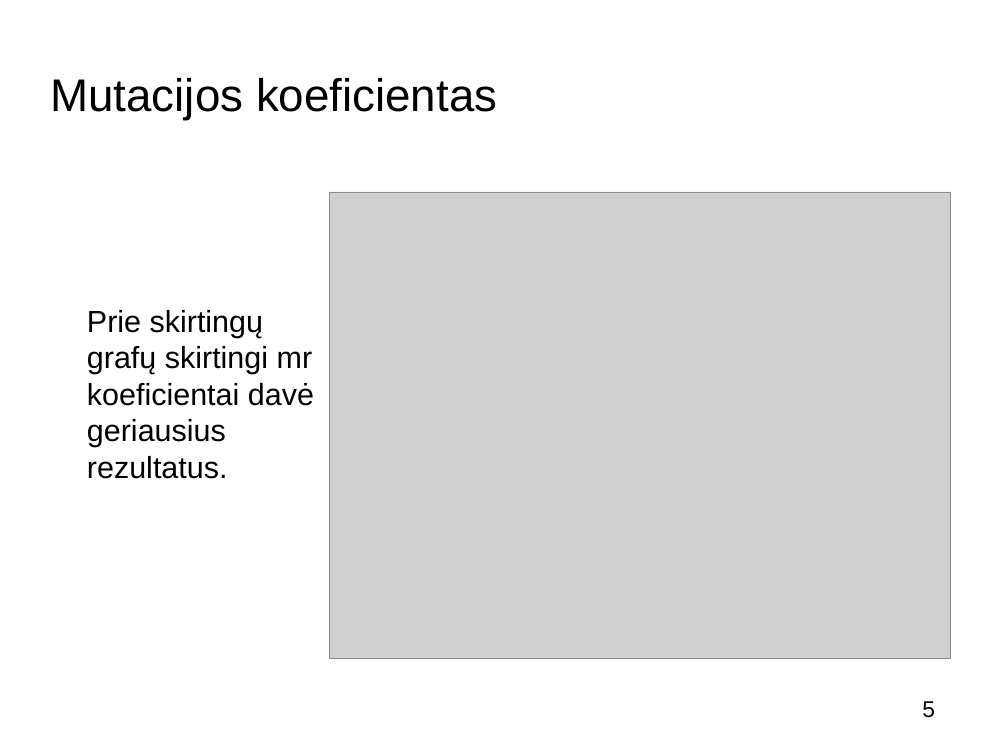
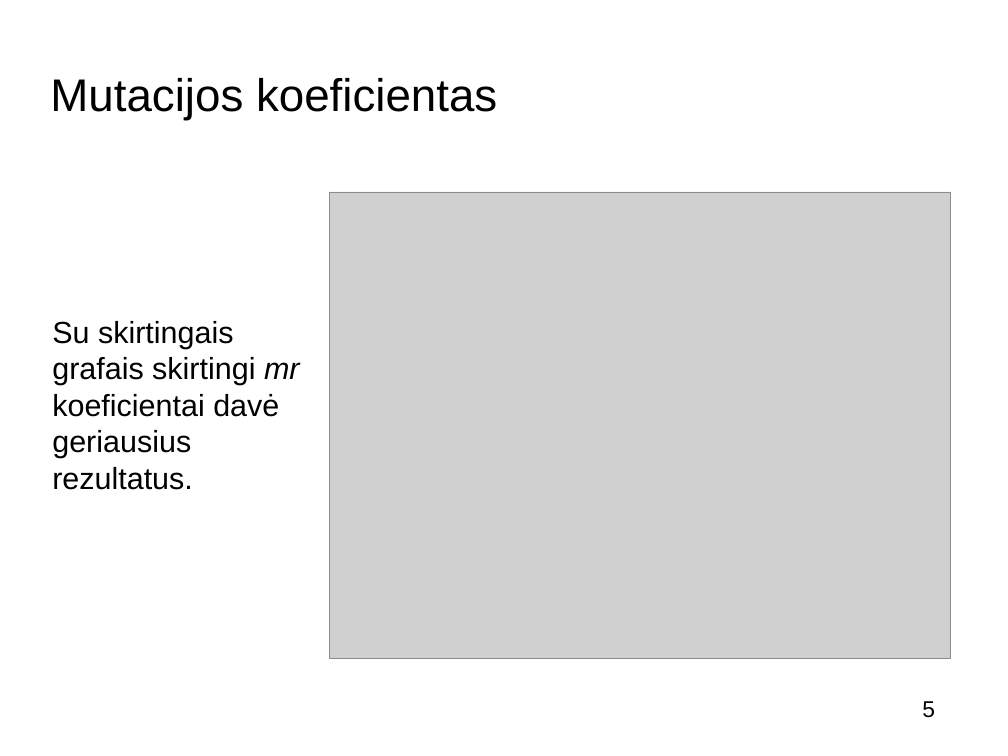
Before and after one commit to buz-zard/_archive, a slide deck: slide 5 of final-thesis/doc/presentation_[K.Š.].odp. Drawn at 1008x756 pixels with LibreOffice and Linux fonts; fonts in the diff are those of the drawing; grey boxes stand for pictures; background and template pictures are left out. Boxes give left, top, right and bottom in pixels: in the first picture for what was removed or moved away, otherwise in the second. Text is boxed around its words. In the diff, an @@ line names an element or a change of style, - is before the commit and + after.

```diff
--- a/final-thesis/doc/presentation_[K.Š.].odp
+++ b/final-thesis/doc/presentation_[K.Š.].odp
@@ text at [52, 321, 300, 490]: text changed @@
-Prie skirtingų grafų skirtingi mr koeficientai davė geriausius rezultatus.
+Su skirtingais grafais skirtingi mr koeficientai davė geriausius rezultatus.
```
Also in this commit, not shown: 8 other slides changed, 2 slides added, 3 slides removed, 1 other file.
